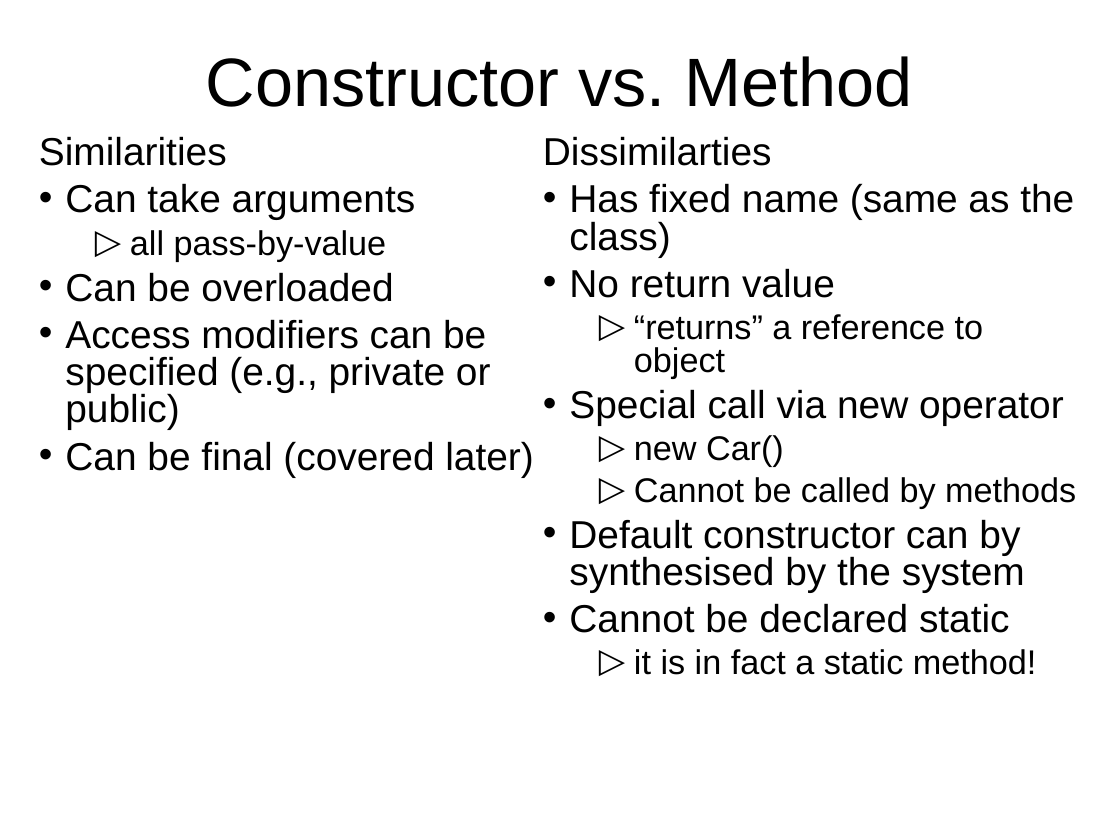
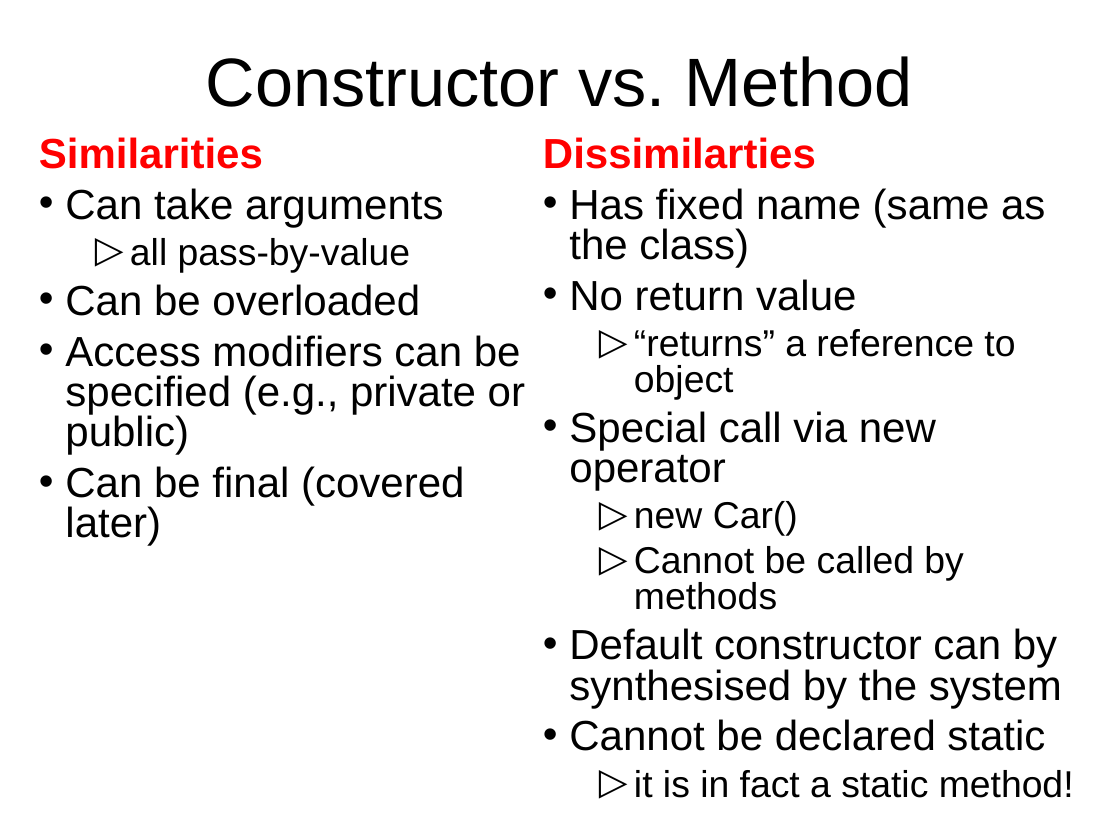
Before and after one commit to octaviordz/zjnu2017.github.io, a slide deck: slide 27 of OOP/lectures/030--Classes.and.Objects.ppt. Drawn at 1120x840 pixels with LibreOffice and Linux fonts; fonts in the diff are those of the drawing. Boxes give left, top, right and bottom in pixels: in the first picture for what was removed or moved away, otherwise in the second. Text is boxed around its words. In the diff, an @@ line names an element or a change of style, - is before the commit and + after.

```diff
--- a/OOP/lectures/030--Classes.and.Objects.ppt
+++ b/OOP/lectures/030--Classes.and.Objects.ppt
@@ text "Similarities" at [39, 137, 525, 546]: size 25 to 27 pt in "Similarities", "Can take arguments", "Can be overloaded", "Access modifiers can be specified (e.g., private ..." and 1 more places; text colour #000000 to #FF0000, bold on in "Similarities"; size 22 to 24 pt in "all pass-by-value" @@
@@ text "Dissimilarties" at [543, 137, 1074, 798]: size 25 to 27 pt in "Dissimilarties", "Has fixed name (same as the class)", "No return value", "Special call via new operator" and 2 more places; text colour #000000 to #FF0000, bold on in "Dissimilarties"; size 22 to 24 pt in "“returns” a reference to object", "new Car()", "Cannot be called by methods", "it is in fact a static method!" @@
```
Also in this commit, not shown: 10 other slides changed, 1 other file.
